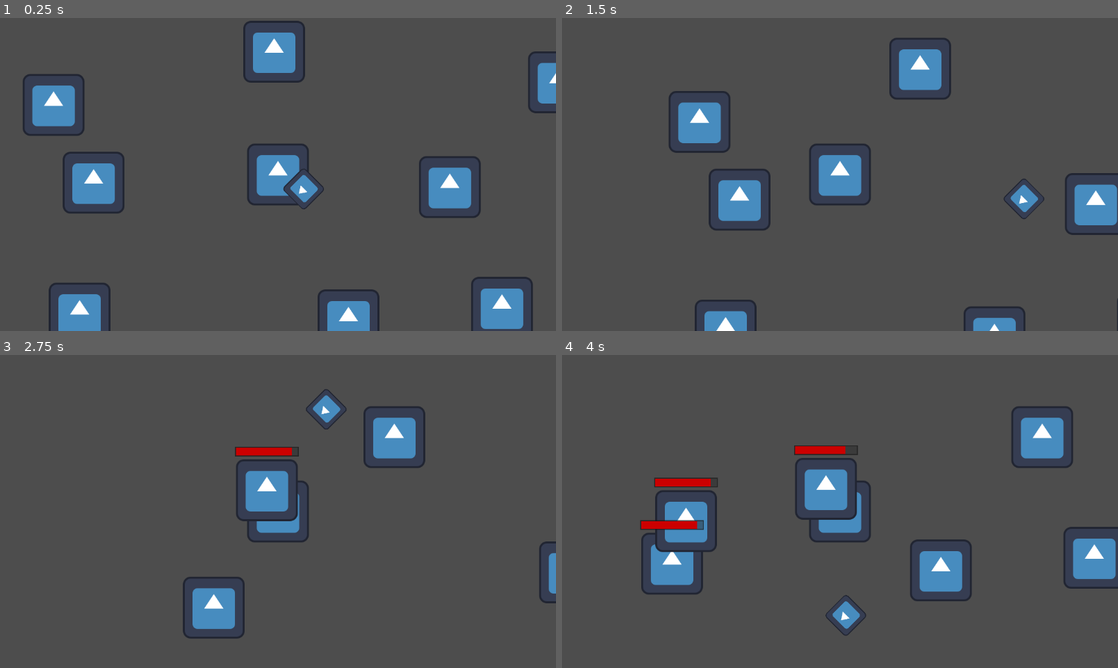
Above: before the commit, frames 1-4 (two rows, left to right).
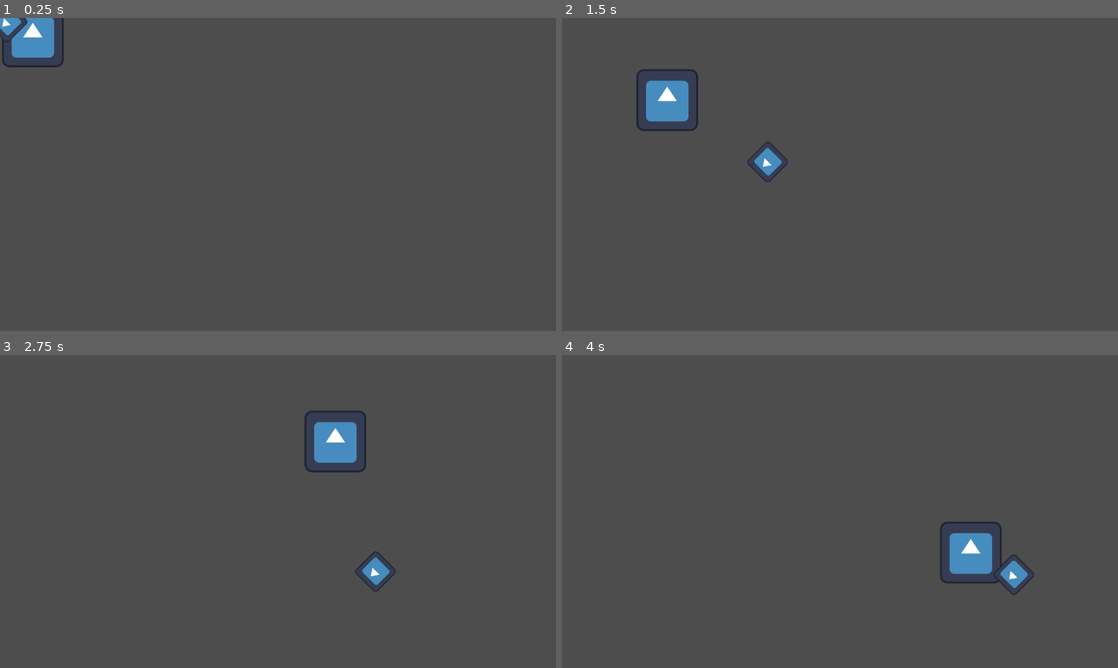
Above: after the commit, the same moments.

Repository: sayf63/Judgement_Engine
Game: Godot game, scene res://Entities/Player/Player.tscn
Two runs of this game, one before a commit and one after it. Both use one fixed random seed, a clock stepped at 60 frames per second and the inputs below. The project has no main scene, so this scene is started directly. The engine's default icon, where the game draws it, is replaced by a stand-in: a white triangle on a blue panel in a dark square.
Inputs (mouse positions are in pixels of both pictures, inside the frame that each line leads up to):
- Up to frame 1 (0.25 s): no input
- Up to frame 2 (1.5 s): move the mouse to (962, 158) at 0.52 s; hold D (right) 0.53-1.28 s; hold A (anchor) 0.53-1.28 s; move the mouse to (728, 190) at 1.27 s; hold S (down) from 1.28 s (still down); tap Space (dash) at 1.35 s
- Up to frame 3 (2.75 s): move the mouse to (333, 442) at 2.02 s; release S (down) at 2.03 s; press the mouse at (333, 442) at 2.03 s; hold D (right) from 2.03 s (still down)
- Up to frame 4 (4 s): move the mouse to (812, 574) at 2.77 s; release D (right) at 2.78 s; release the mouse at (812, 574) at 2.78 s; hold W (up) 2.78-3.53 s; tap A (anchor) at 2.85 s; move the mouse to (1006, 558) at 3.52 s; hold S (down) from 3.53 s (still down); tap Space (dash) at 3.6 s

The runs differ from the first frame. In frame 1, 11% of the frame differs, in the area x 0-100%, y 0-100%; in frame 2, 8.9%; in frame 3, 6.7%; in frame 4, 10%.

Commit message:
created Systems folder for storing stuff like StateMachine and AudioManager logic :)

Diff:
--- a/judgement-engine/Entities/Enemies/BaseEnemy/BaseEnemy.tscn
+++ b/judgement-engine/Entities/Enemies/BaseEnemy/BaseEnemy.tscn
@@ -2,7 +2,7 @@
 
 [ext_resource type="Texture2D" uid="uid://r7fbim2rqnl4" path="res://icon.svg" id="1_sou0s"]
 [ext_resource type="Script" uid="uid://g4vke30akclv" path="res://Entities/Enemies/BaseEnemy/enemy.gd" id="1_suyeg"]
-[ext_resource type="Script" uid="uid://dxlkjyqfobsq0" path="res://Entities/State Machine/state_machine.gd" id="2_suyeg"]
+[ext_resource type="Script" uid="uid://dxlkjyqfobsq0" path="res://Systems/StateMachine/state_machine.gd" id="2_suyeg"]
 [ext_resource type="PackedScene" uid="uid://bcmqylbmju6yv" path="res://Entities/Enemies/EnemyComponents/health_bar/enemy_health_bar.tscn" id="6_f7fqs"]
 
 [sub_resource type="CapsuleShape2D" id="CapsuleShape2D_jv363"]
--- a/judgement-engine/Entities/Player/Player.tscn
+++ b/judgement-engine/Entities/Player/Player.tscn
@@ -7,7 +7,6 @@
 [ext_resource type="Script" uid="uid://b1jw371l2c5tt" path="res://Entities/Player/PlayerStateMachine/PlayerStates/player_idle.gd" id="5_hj1c0"]
 [ext_resource type="Script" uid="uid://llbfhas6et5t" path="res://Entities/Player/PlayerStateMachine/PlayerStates/player_moving.gd" id="6_x44r4"]
 [ext_resource type="Script" uid="uid://ghiu6bajqh63" path="res://Entities/Player/PlayerStateMachine/PlayerStates/player_dashing.gd" id="7_761t5"]
-[ext_resource type="PackedScene" uid="uid://cuws01826bgf7" path="res://Entities/Enemies/BaseEnemy/BaseEnemy.tscn" id="8_x44r4"]
 
 [sub_resource type="CapsuleShape2D" id="CapsuleShape2D_hj1c0"]
 radius = 16.0
@@ -43,37 +42,8 @@
 [node name="Idle" type="Node" parent="StateMachine" unique_id=1531464402]
 script = ExtResource("5_hj1c0")
 
-[node name="Moving" type="Node" parent="StateMachine" unique_id=2045006530]
-script = ExtResource("6_x44r4")
-
 [node name="Dashing" type="Node" parent="StateMachine" unique_id=486196409]
 script = ExtResource("7_761t5")
 
-[node name="Node2D" type="Node2D" parent="." unique_id=117079575]
-top_level = true
-
-[node name="base_enemy" parent="Node2D" unique_id=1742152106 instance=ExtResource("8_x44r4")]
-position = Vector2(396, 238)
-
-[node name="base_enemy2" parent="Node2D" unique_id=357218573 instance=ExtResource("8_x44r4")]
-position = Vector2(78, 264)
-
-[node name="base_enemy3" parent="Node2D" unique_id=1616500065 instance=ExtResource("8_x44r4")]
-position = Vector2(-533, -182)
-
-[node name="base_enemy4" parent="Node2D" unique_id=172433365 instance=ExtResource("8_x44r4")]
-position = Vector2(-76, -292)
-
-[node name="base_enemy5" parent="Node2D" unique_id=2094769917 instance=ExtResource("8_x44r4")]
-position = Vector2(-479, 250)
-
-[node name="base_enemy6" parent="Node2D" unique_id=67467738 instance=ExtResource("8_x44r4")]
-position = Vector2(288, -12)
-
-[node name="base_enemy7" parent="Node2D" unique_id=14508959 instance=ExtResource("8_x44r4")]
-position = Vector2(514, -229)
-
-[node name="base_enemy8" parent="Node2D" unique_id=2023851990 instance=ExtResource("8_x44r4")]
-position = Vector2(-450, -21)
-
-[node name="Camera2D" type="Camera2D" parent="." unique_id=1518568575]
+[node name="Moving" type="Node" parent="StateMachine" unique_id=2045006530]
+script = ExtResource("6_x44r4")
Renamed: judgement-engine/Entities/State Machine/state.gd -> judgement-engine/Systems/StateMachine/state.gd
Renamed: judgement-engine/Entities/State Machine/state.gd.uid -> judgement-engine/Systems/StateMachine/state.gd.uid
Renamed: judgement-engine/Entities/State Machine/state_machine.gd -> judgement-engine/Systems/StateMachine/state_machine.gd
Renamed: judgement-engine/Entities/State Machine/state_machine.gd.uid -> judgement-engine/Systems/StateMachine/state_machine.gd.uid
